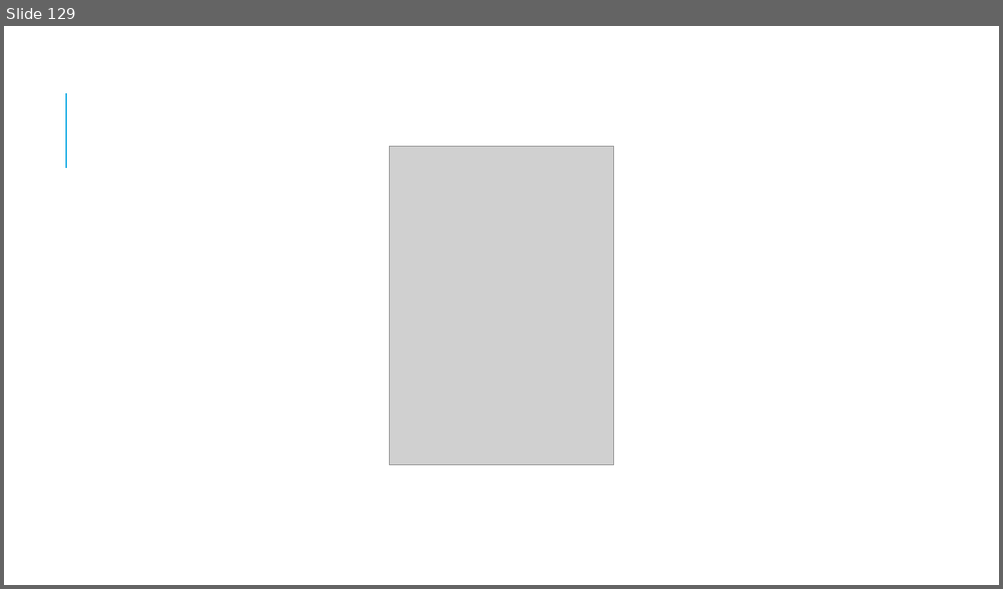
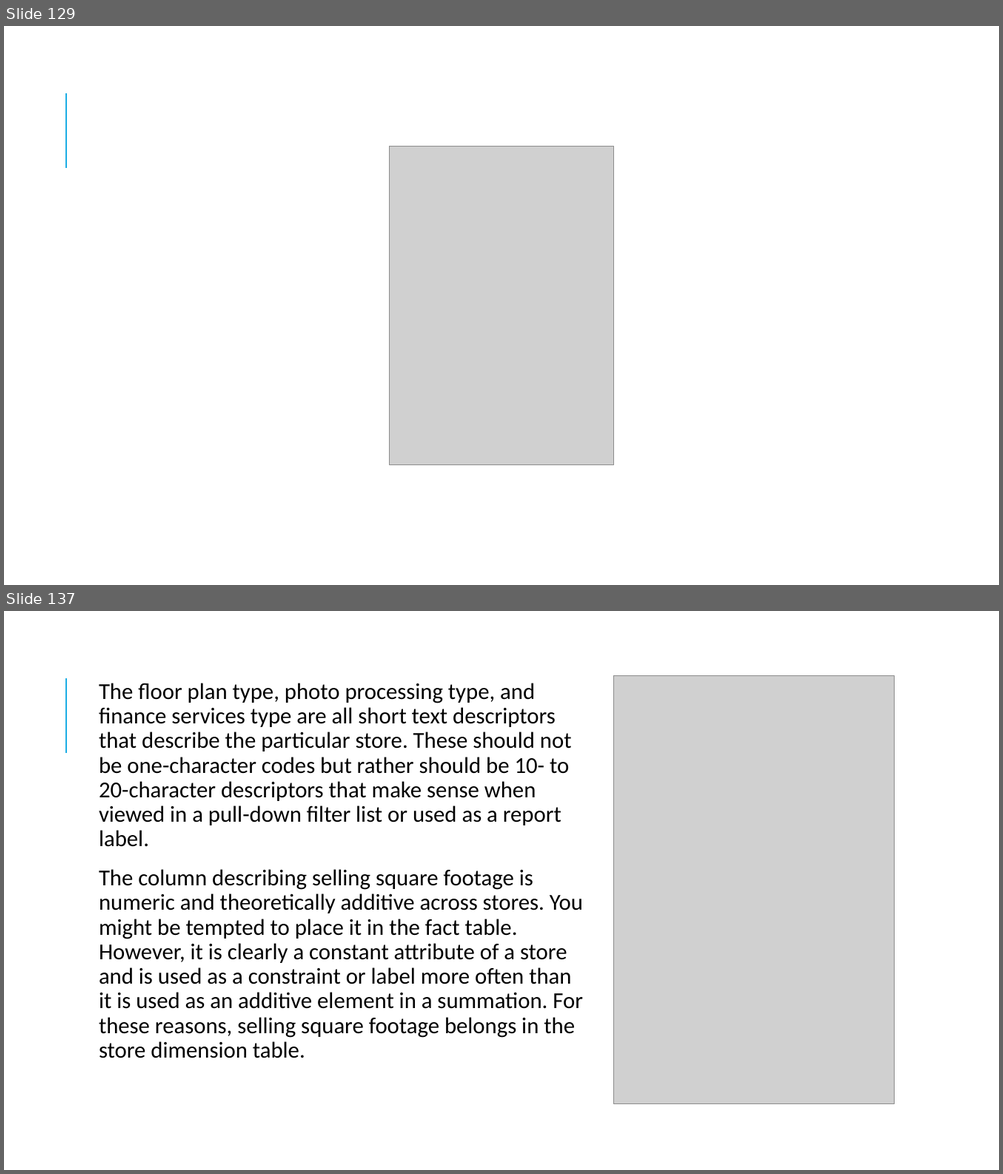
Before and after one commit to patrickbiesheuveltraining/datamodeling, a slide deck: Modeling techniques.pptx. Shown one above the other, each under a label of ours: slide 129 before the commit, slides 129 and 137 after it; the slides between them are not shown. The pictures are 1003x589 and 1003x1174 pixels, drawn with LibreOffice and Linux fonts; fonts in the diff are those of the drawing; grey boxes stand for pictures. Boxes give left, top, right and bottom in pixels: in the first picture for what was removed or moved away, otherwise in the second. Text is boxed around its words. In the diff, an @@ line names an element or a change of style, - is before the commit and + after.

```diff
--- a/Modeling techniques.pptx
+++ b/Modeling techniques.pptx
@@ slide 137 added at (4, 611, 999, 1170), background #FFFFFF; not listed: 1 template element that a slide beside it also shows @@
@@ picture added at (614, 676, 894, 1104) @@
@@ text added at (99, 683, 583, 1059), 22 pt, text #000000 @@
+  The floor plan type, photo processing type, and finance services type are all short text descriptors that describe the particular store. These should not be one-character codes but rather should be 10- to 20-character descriptors that make sense when viewed in a pull-down filter list or used as a report label.
+  The column describing selling square footage is numeric and theoretically additive across stores. You might be tempted to place it in the fact table. However, it is clearly a constant attribute of a store and is used as a constraint or label more often than it is used as an additive element in a summation. For these reasons, selling square footage belongs in the store dimension table.
```
Also in this commit, not shown: 15 other slides added.
